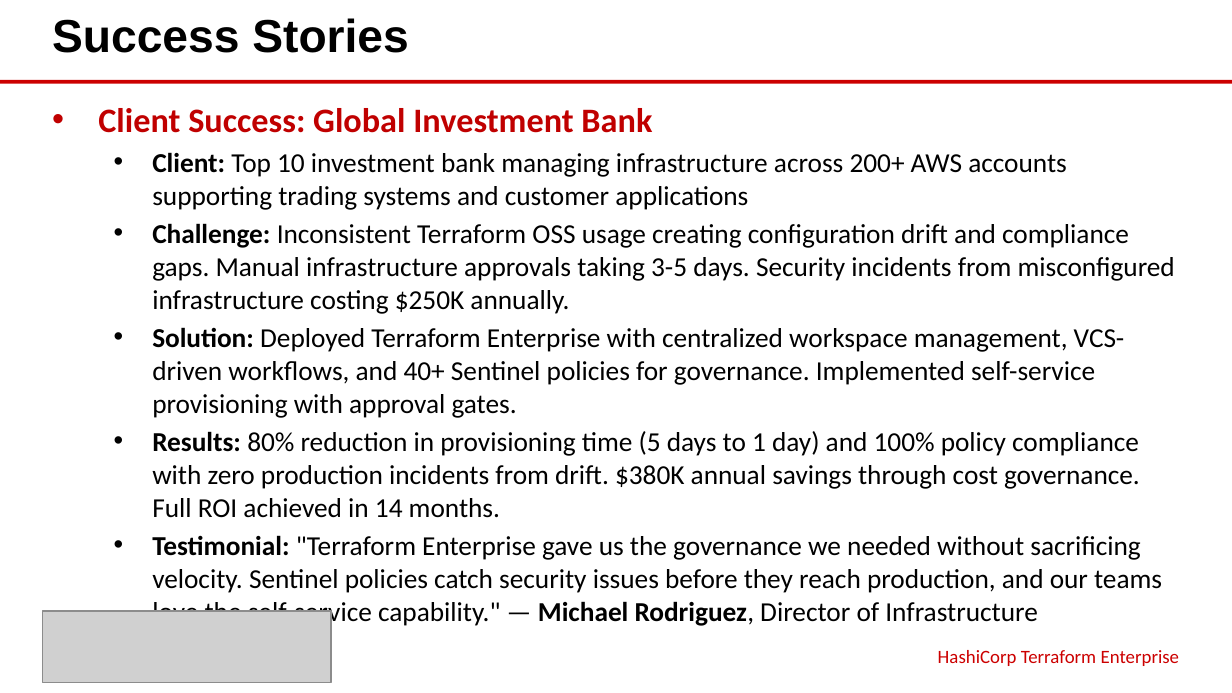
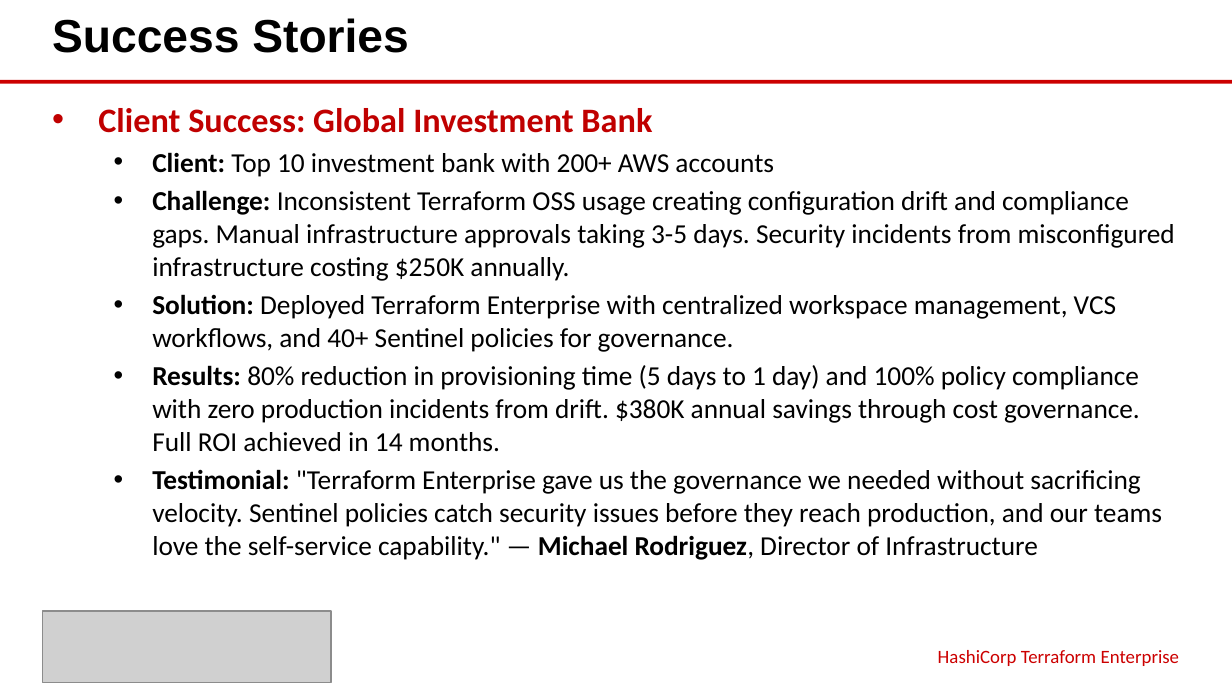
Before and after one commit to eoframework/solutions, a slide deck: slide 7 of solutions/hashicorp/devops/terraform-enterprise/presales/solution-briefing.pptx. Drawn at 1232x693 pixels with LibreOffice and Linux fonts; fonts in the diff are those of the drawing; grey boxes stand for pictures. Boxes give left, top, right and bottom in pixels: in the first picture for what was removed or moved away, otherwise in the second. Text is boxed around its words. In the diff, an @@ line names an element or a change of style, - is before the commit and + after.

Commit message:
Apply content length guidelines to HashiCorp solution briefings
Update solution-briefing.md files to meet content length requirements:
- Success Stories: Client reduced to under 10 words, Solution under 20 words
- Verify all sections follow AWS IDP template standards
- Regenerate PowerPoint presentations with updated content

Multi-Cloud Platform Changes:
- Client: "Fortune 500 financial institution with 2500+ multi-cloud resources" (9 words)
- Solution: Condensed to 19 words focusing on key components
- Investment Summary: Auto-populated from infrastructure-costs.csv ($804,584 3-year total)
- Engagement Scope: Auto-populated with 17 scope parameters from LOE
- Regenerated solution-briefing.pptx (522,740 bytes)

Terraform Enterprise Changes:
- Client: "Top 10 investment bank with 200+ AWS accounts" (9 words)
- Solution: Condensed to 15 words focusing on core features
- Investment Summary: Auto-populated from infrastructure-costs.csv ($577,228 3-year total)
- Engagement Scope: Auto-populated from LOE
- Regenerated solution-briefing.pptx (521,116 bytes)

All solution briefings now pass validation and meet content length guidelines.

```diff
--- a/solutions/hashicorp/devops/terraform-enterprise/presales/solution-briefing.pptx
+++ b/solutions/hashicorp/devops/terraform-enterprise/presales/solution-briefing.pptx
@@ text at [152, 152, 774, 177]: text changed @@
-  • Client: Top 10 investment bank managing infrastructure across 200+ AWS accounts supporting trading systems and customer applications
+  • Client: Top 10 investment bank with 200+ AWS accounts
@@ text at [152, 294, 1116, 352]: text changed @@
-  • Solution: Deployed Terraform Enterprise with centralized workspace management, VCS-driven workflows, and 40+ Sentinel policies for governance. Implemented self-service provisioning with approval gates.
+  • Solution: Deployed Terraform Enterprise with centralized workspace management, VCS workflows, and 40+ Sentinel policies for governance.
```
Also in this commit, not shown: 8 other files.
